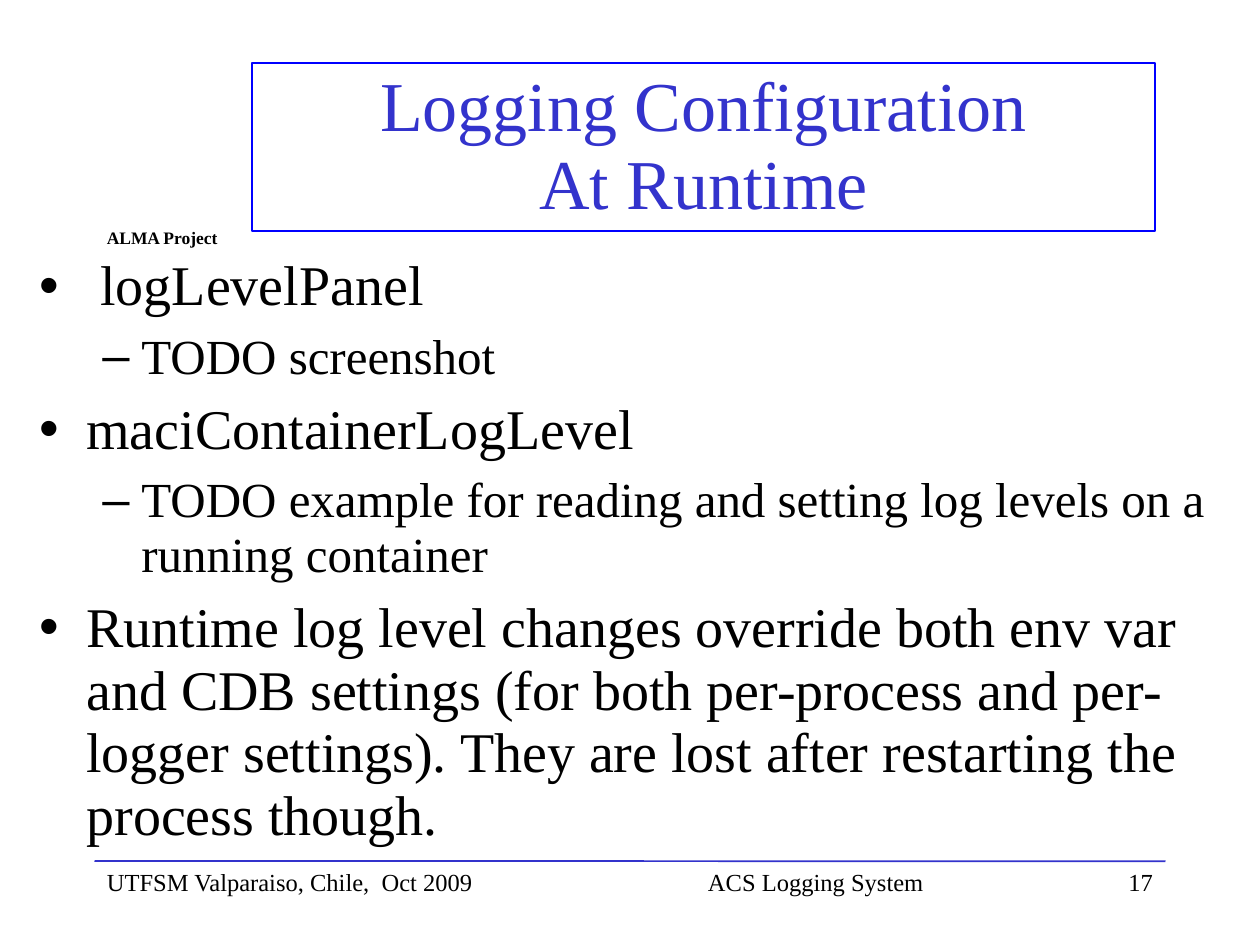
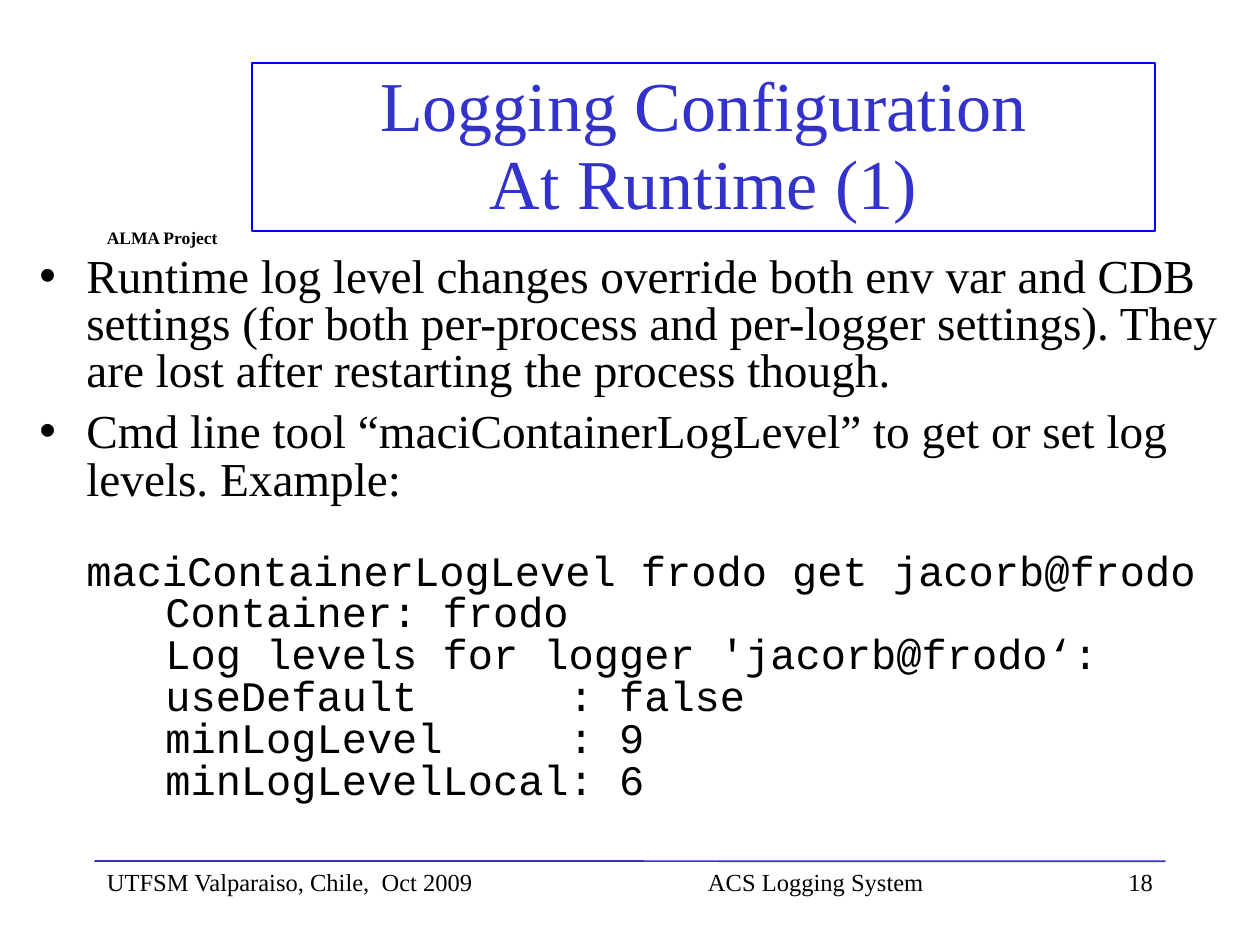
Before and after one commit to ACS-Community/ACS, a slide deck: slide 18 of Documents/ACS-Course/ACSCourse-ACSLoggingSystem.ppt (slide 17 before the commit). Drawn at 1260x945 pixels with LibreOffice and Linux fonts; fonts in the diff are those of the drawing; background and template pictures are left out. Boxes give left, top, right and bottom in pixels: in the first picture for what was removed or moved away, otherwise in the second. Text is boxed around its words. In the diff, an @@ line names an element or a change of style, - is before the commit and + after.

```diff
--- a/Documents/ACS-Course/ACSCourse-ACSLoggingSystem.ppt
+++ b/Documents/ACS-Course/ACSCourse-ACSLoggingSystem.ppt
@@ title at (380,81,1026,222): text changed @@
-Logging Configuration
-At Runtime
+Logging Configuration
+At Runtime (1)
@@ text at (86,266,1205,582): paragraphs removed @@
-• logLevelPanel
-  – TODO screenshot
-• maciContainerLogLevel
-  – TODO example for reading and setting log levels on a running container
@@ text at (86,260,1217,397): size 32 to 27 pt in "Runtime log level changes override both env ..."; line spacing 0.93 to 0.83 @@
@@ text at (86,415,1196,804): paragraph added @@
+• Cmd line tool “maciContainerLogLevel” to get or set log levels. Example:
+  maciContainerLogLevel frodo get jacorb@frodo
+  Container: frodo
+  Log levels for logger 'jacorb@frodo‘:
+  useDefault : false
+  minLogLevel : 9
+  minLogLevelLocal: 6
@@ page number at (1128,874,1153,892): text changed @@
-17
+18
```
Also in this commit, not shown: 8 other slides changed, 2 slides added.
